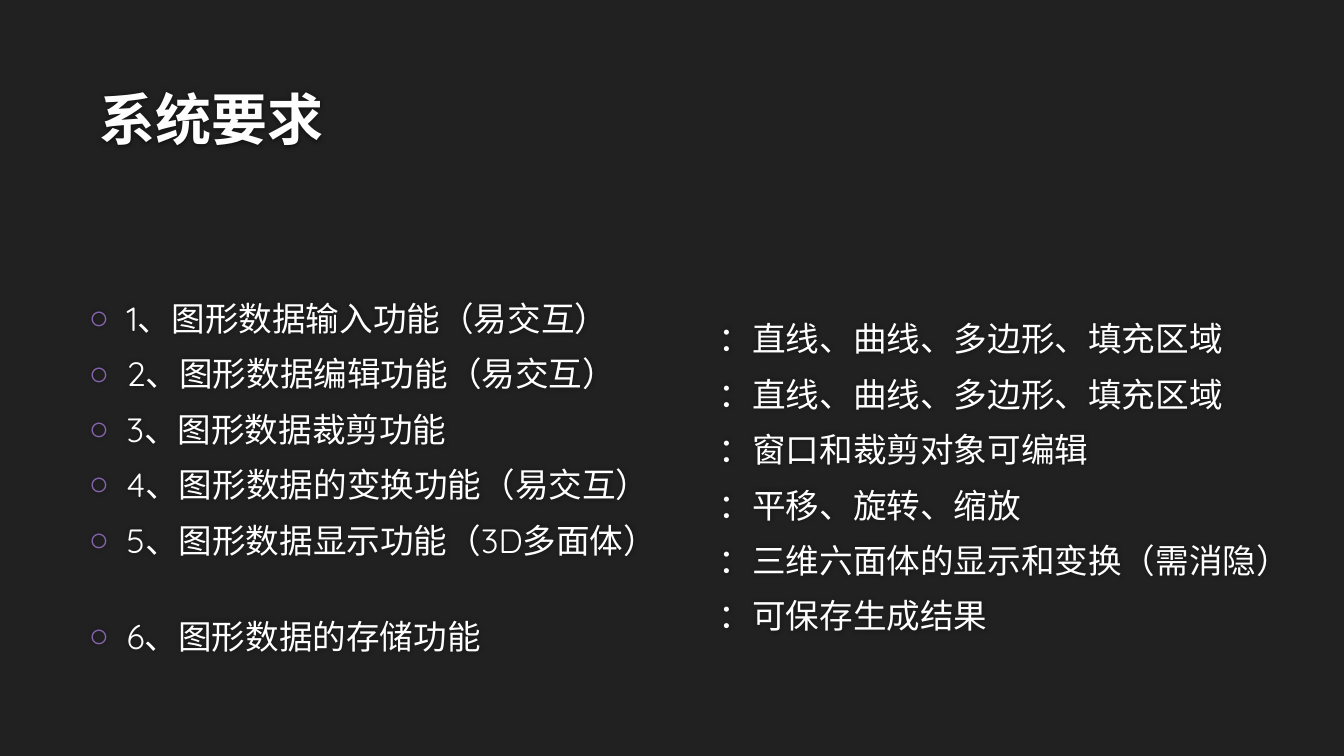
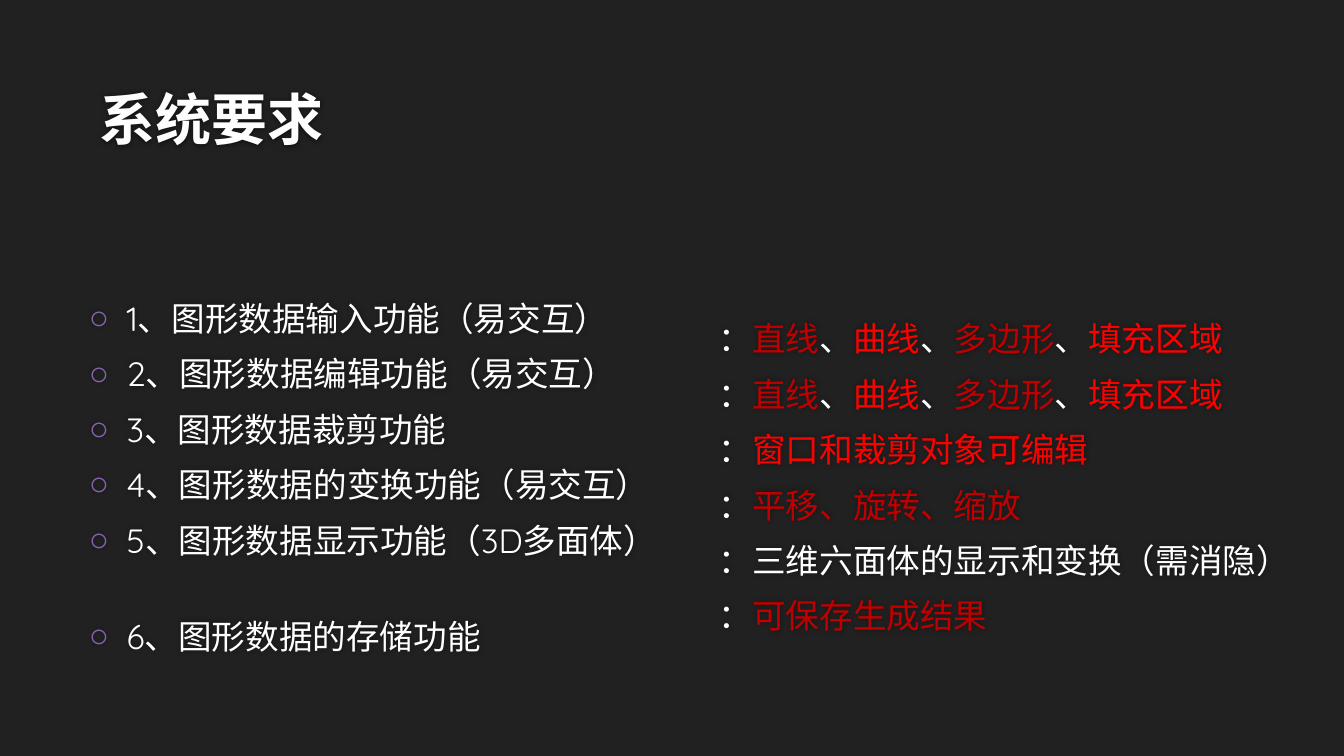
Before and after one commit to wuzhengyi/NJU-Graphics, a slide deck: slide 3 of 图形学教学课件/CG-2017b-00-图形学大作业.pptx. Drawn at 1344x756 pixels with LibreOffice and Linux fonts; fonts in the diff are those of the drawing; background and template pictures are left out. Boxes give left, top, right and bottom in pixels: in the first picture for what was removed or moved away, otherwise in the second. Text is boxed around its words. In the diff, an @@ line names an element or a change of style, - is before the commit and + after.

Commit message:
完成系统使用说明(无3D)

```diff
--- a/图形学教学课件/CG-2017b-00-图形学大作业.pptx
+++ b/图形学教学课件/CG-2017b-00-图形学大作业.pptx
@@ text at box(719, 322, 1223, 631): text colour #FFFFFF to #C00000 in "：直线、曲线、多边形、填充区域", "：直线、曲线、多边形、填充区域", "：平移、旋转、缩放", "：可保存生成结果"; text colour #FFFFFF to #FF0000 in "：直线、曲线、多边形、填充区域", "：直线、曲线、多边形、填充区域", "：窗口和裁剪对象可编辑" @@
```
Also in this commit, not shown: 2 other files.
